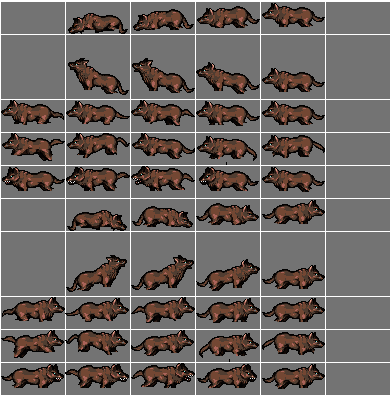
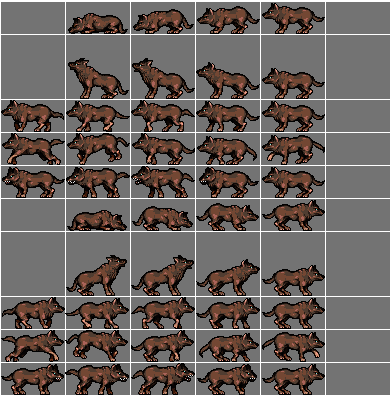
Comparing the layer stacks of the two w=391, h=397 images. Changes:
showed "BottomMid" over (5, 13, 325, 395)
